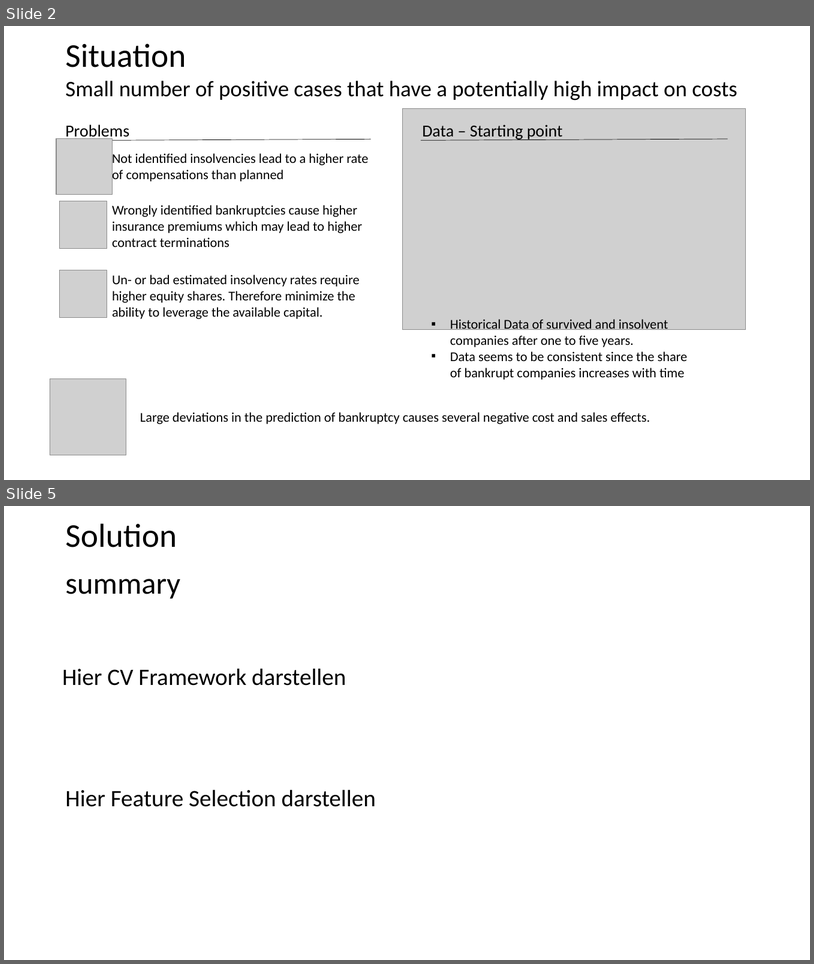
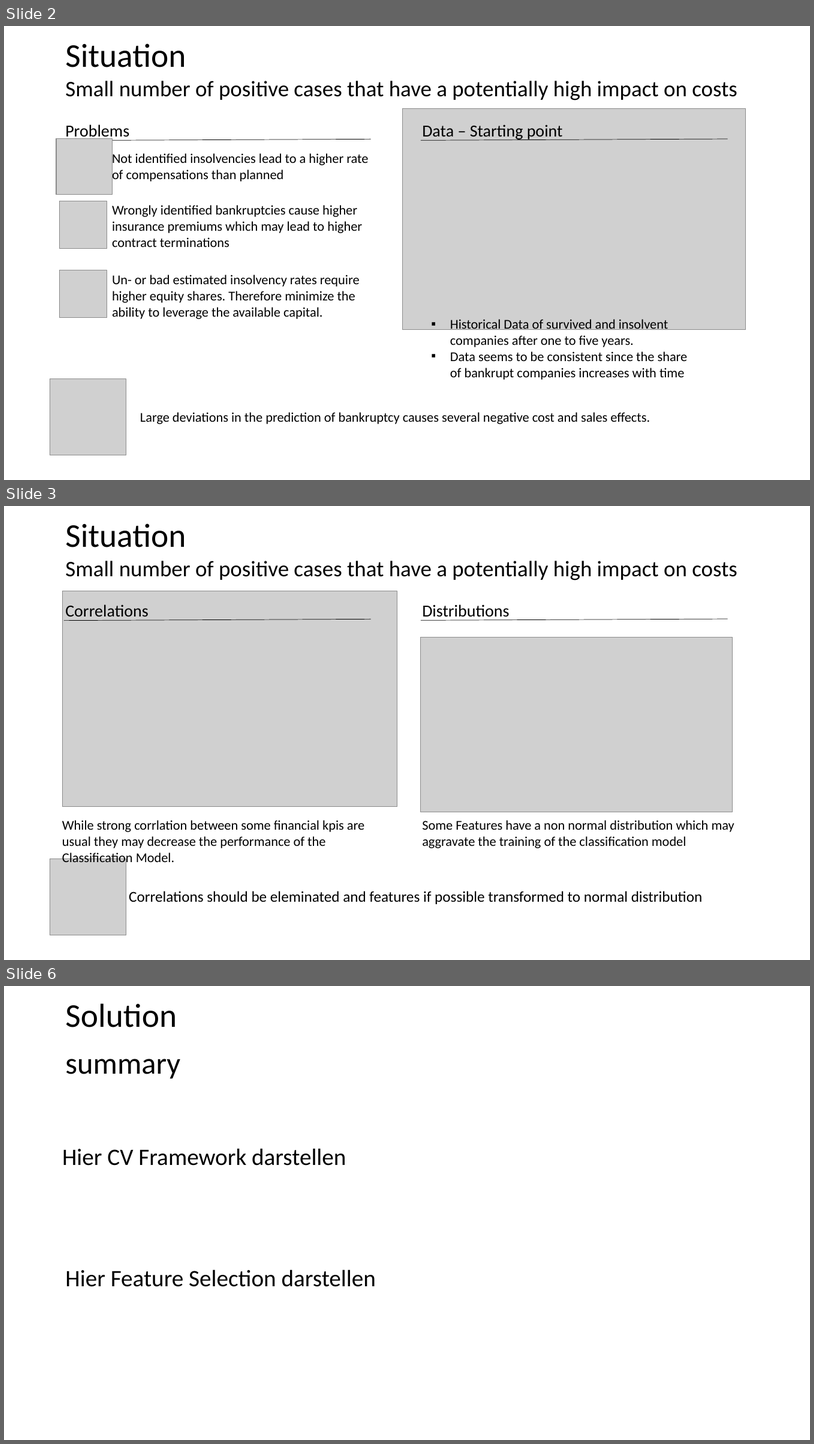
Before and after one commit to FelixKleineBoesing/InsolvencyPred, a slide deck: docs/final_presentation.pptx. Shown one above the other, each under a label of ours: slides 2 and 5 before the commit, slides 2, 3 and 6 after it; the slides between them are not shown. The pictures are 814x964 and 814x1444 pixels, drawn with LibreOffice and Linux fonts; fonts in the diff are those of the drawing; grey boxes stand for pictures. Boxes give left, top, right and bottom in pixels: in the first picture for what was removed or moved away, otherwise in the second. Text is boxed around its words. In the diff, an @@ line names an element or a change of style, - is before the commit and + after.

```diff
--- a/docs/final_presentation.pptx
+++ b/docs/final_presentation.pptx
@@ slide 3 added at [4,506,810,960], background #FFFFFF @@
@@ title added at [65,523,186,547], 39.6 pt, text #000000 @@
+Situation
@@ text added at [65,561,738,580], 26.4 pt, text #000000 @@
+Small number of positive cases that have a potentially high impact on costs
@@ picture added at [63,591,397,807] @@
@@ text added at [65,604,149,621], 20 pt, text #000000 @@
+Correlations
@@ text added at [422,604,509,621], 20 pt, text #000000 @@
+Distributions
@@ line added from (64, 621) to (371, 619), #000000 0.5 pt @@
@@ line added from (421, 621) to (728, 619), #000000 0.5 pt @@
@@ picture added at [421,637,732,812] @@
@@ text added at [62,820,365,865], 16 pt, text #000000 @@
+While strong corrlation between some financial kpis are usual they may decrease the performance of the Classification Model.
@@ text added at [422,820,735,848], 16 pt, text #000000 @@
+Some Features have a non normal distribution which may aggravate the training of the classification model
@@ picture added at [50,859,126,935] @@
@@ text added at [129,891,702,904], 18 pt, text #000000 @@
+Correlations should be eleminated and features if possible transformed to normal distribution
@@ what was slide 5 is now slide 6 @@
```
Also in this commit, not shown: 2 slides changed, 1 other slide added, 1 slide removed, 1 other file.
